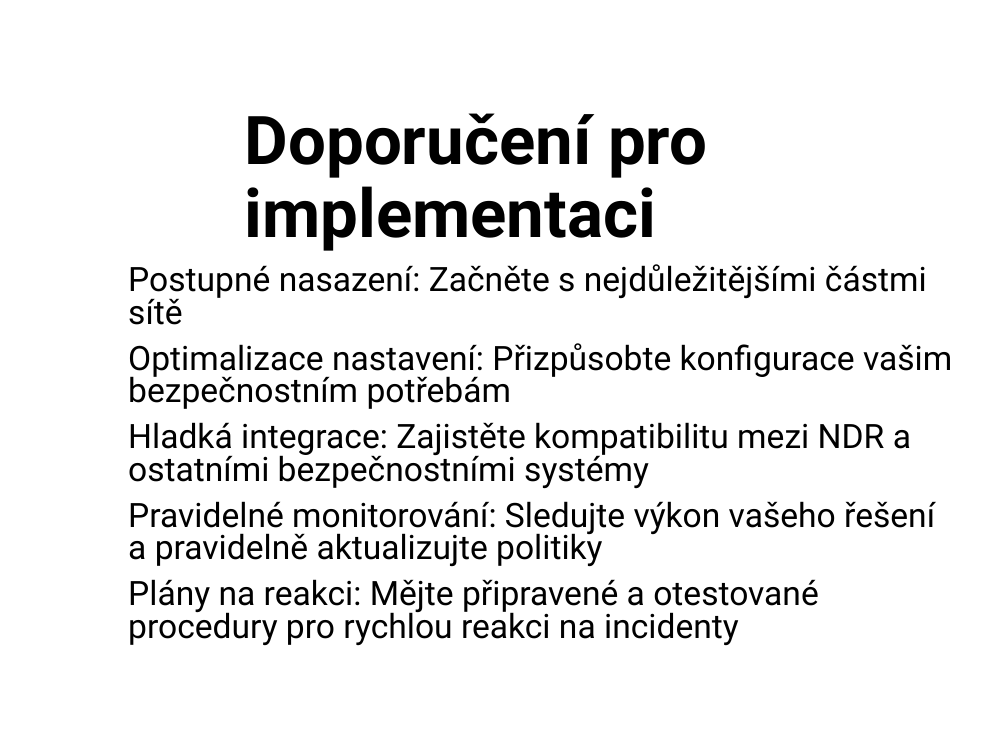
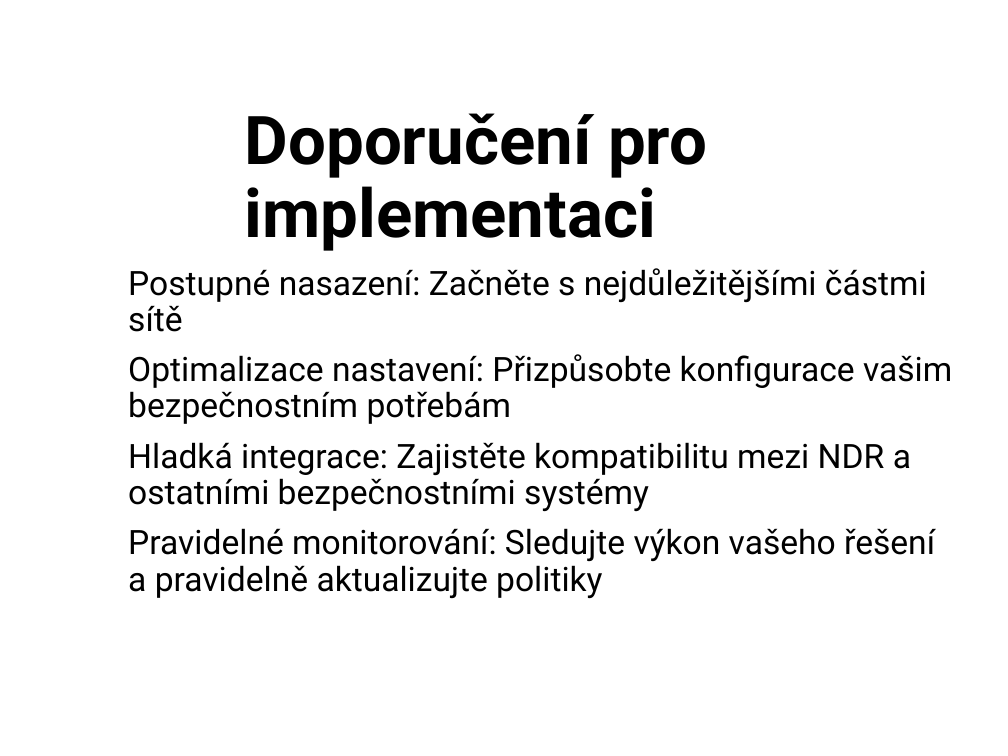
Before and after one commit to zimice/pr5_ndr, a slide deck: slide 14 of kochanek_ndr_prezentace.pptx. Drawn at 1008x756 pixels with LibreOffice and Linux fonts; fonts in the diff are those of the drawing; background and template pictures are left out. Boxes give left, top, right and bottom in pixels: in the first picture for what was removed or moved away, otherwise in the second. Text is boxed around its words. In the diff, an @@ line names an element or a change of style, - is before the commit and + after.

```diff
--- a/kochanek_ndr_prezentace.pptx
+++ b/kochanek_ndr_prezentace.pptx
@@ subtitle "Postupné nasazení: Začněte s nejdůležitějšími ..." at bbox=[128, 268, 952, 598]: line spacing 0.8 to 0.9 @@
@@ subtitle at bbox=[128, 579, 819, 645]: paragraph removed @@
-Plány na reakci: Mějte připravené a otestované procedury pro rychlou reakci na incidenty
```
Also in this commit, not shown: 3 other slides changed, 1 other file.
